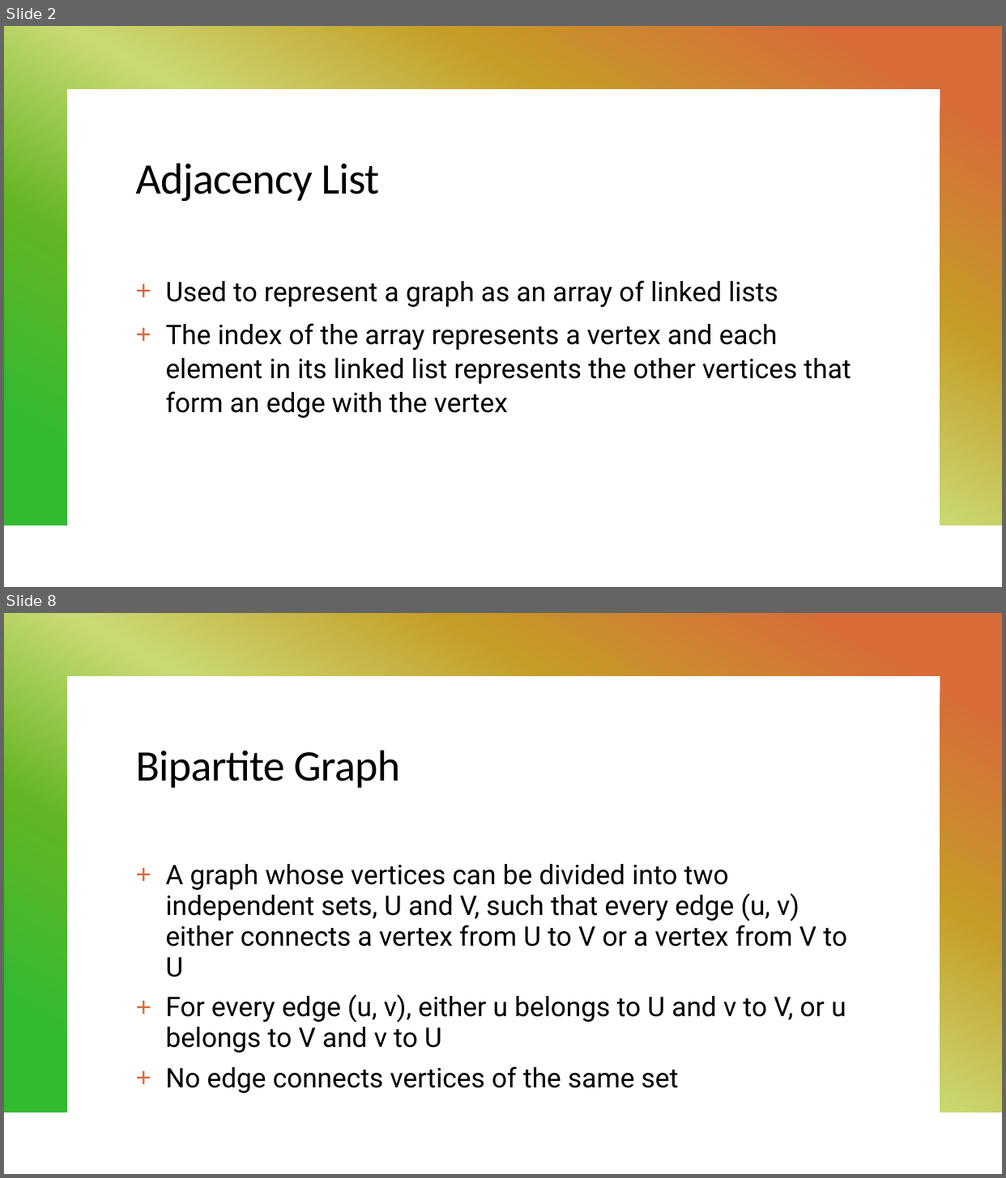
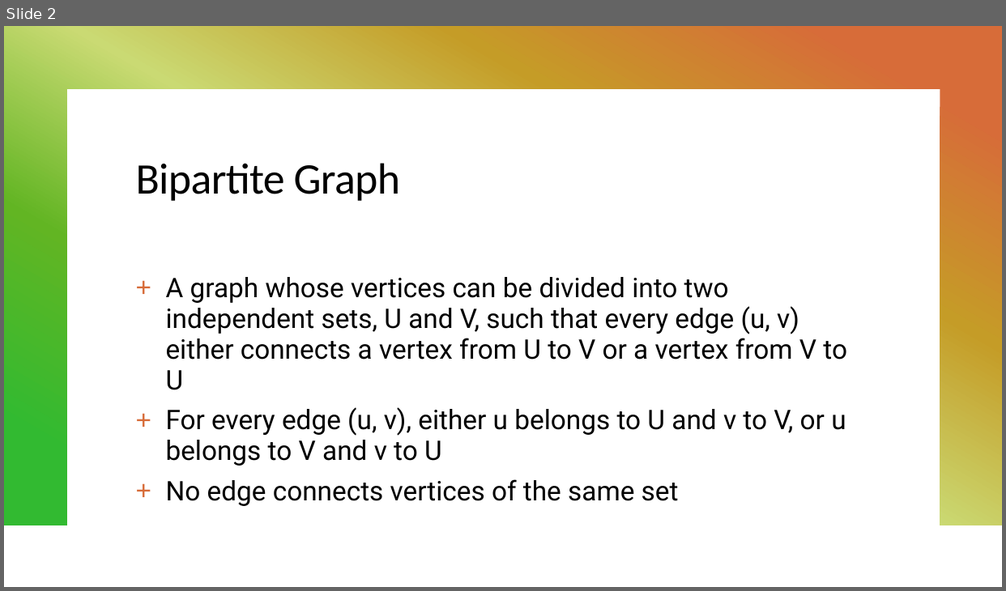
Before and after one commit to KarinaSang/Teaching, a slide deck: CCC_Senior/Week3/Week3.pptx. Shown one above the other, each under a label of ours: slides 2 and 8 before the commit, slide 2 after it; the slides between them are not shown. The pictures are 1006x1178 and 1006x591 pixels, drawn with LibreOffice and Linux fonts; fonts in the diff are those of the drawing. Boxes give left, top, right and bottom in pixels: in the first picture for what was removed or moved away, otherwise in the second. Text is boxed around its words. In the diff, an @@ line names an element or a change of style, - is before the commit and + after.

```diff
--- a/CCC_Senior/Week3/Week3.pptx
+++ b/CCC_Senior/Week3/Week3.pptx
@@ slide 2 removed at (x1=4, y1=26, x2=1002, y2=587), background #FFFFFF; not listed: 1 template element that a slide beside it also shows @@
@@ title removed at (x1=136, y1=163, x2=380, y2=202) @@
-Adjacency List
@@ text removed at (x1=166, y1=280, x2=850, y2=418) @@
-+ Used to represent a graph as an array of linked lists
-+ The index of the array represents a vertex and each element in its linked list represents the other vertices that form an edge with the vertex
@@ what was slide 8 is now slide 2 @@
```
Also in this commit, not shown: 5 other slides removed, 4 other files.
